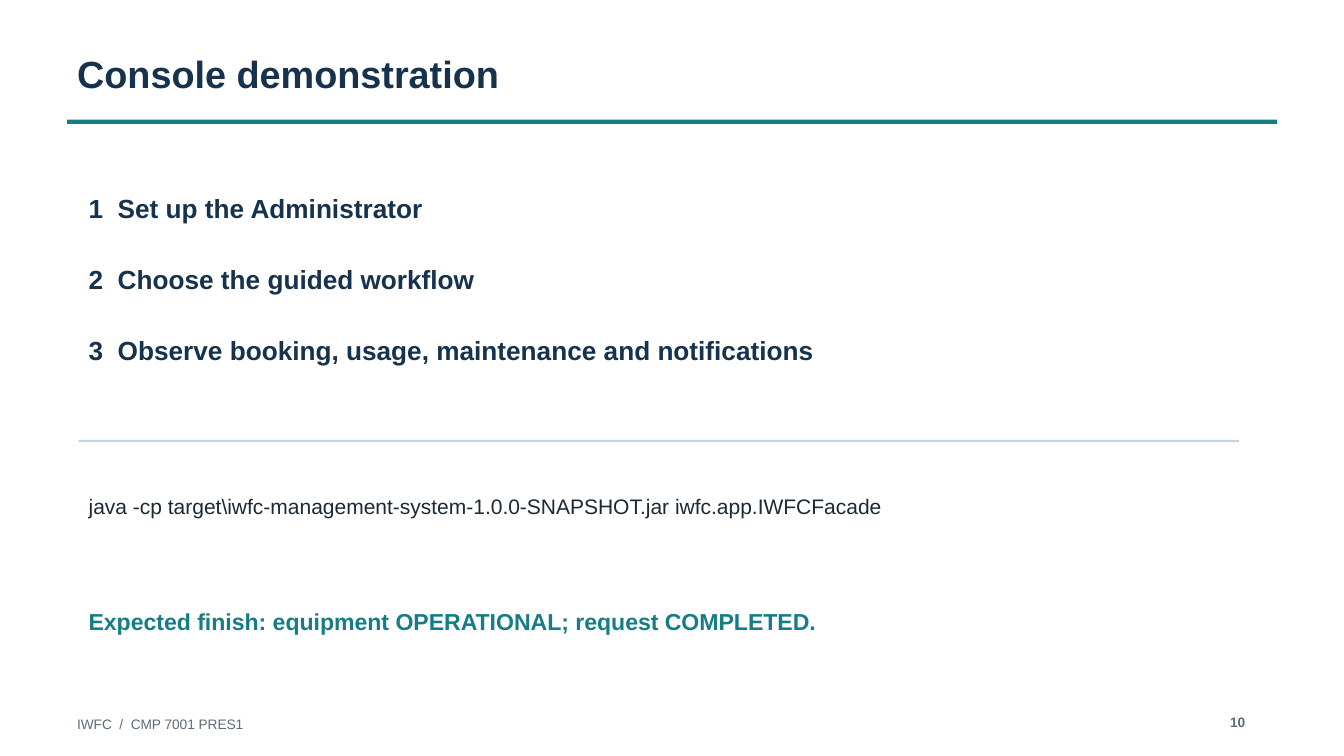
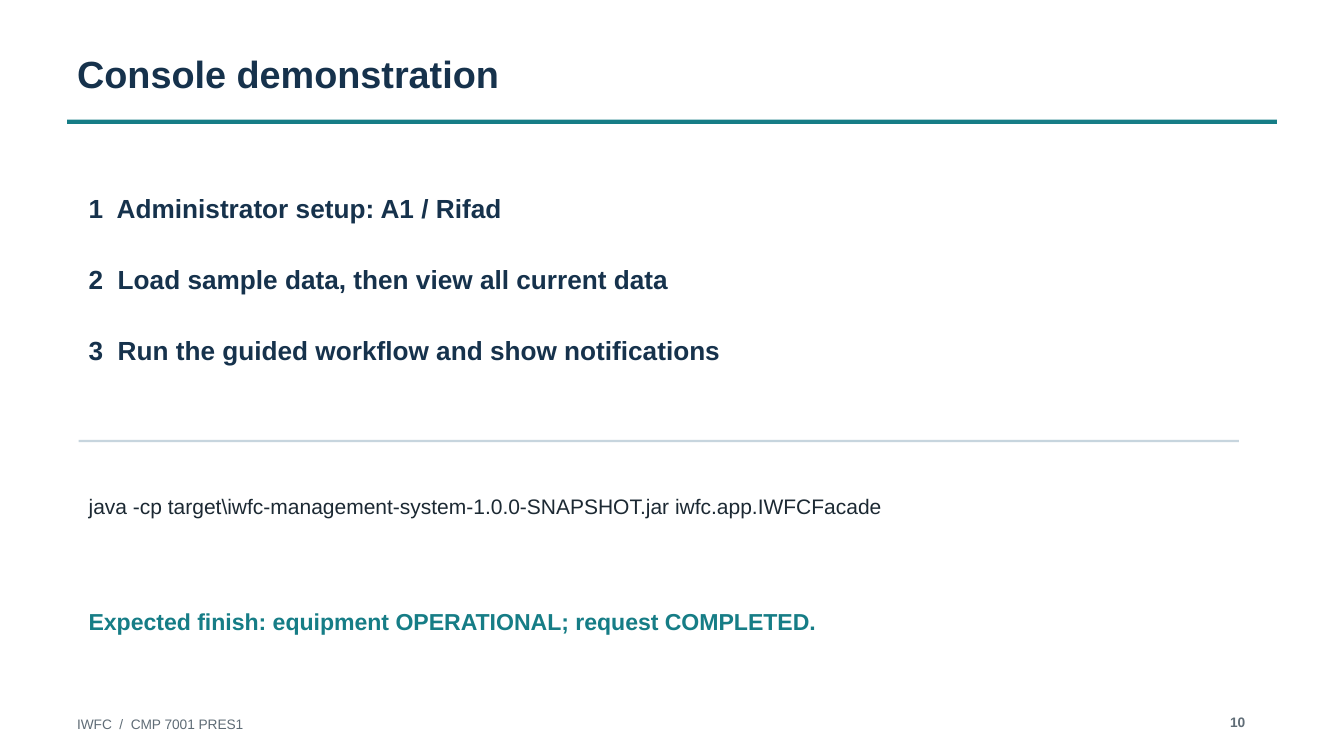
Before and after one commit to MohamedRifad/intelligent-wellness-and-fitness-center, a slide deck: slide 10 of submission/pres1/IWFC_PRES1_Presentation.pptx. Drawn at 1344x756 pixels with LibreOffice and Linux fonts; fonts in the diff are those of the drawing. Boxes give left, top, right and bottom in pixels: in the first picture for what was removed or moved away, otherwise in the second. Text is boxed around its words. In the diff, an @@ line names an element or a change of style, - is before the commit and + after.

```diff
--- a/submission/pres1/IWFC_PRES1_Presentation.pptx
+++ b/submission/pres1/IWFC_PRES1_Presentation.pptx
@@ text at <box>89,199,501,223</box>: text changed @@
-1 Set up the Administrator
+1 Administrator setup: A1 / Rifad
@@ text at <box>89,270,668,295</box>: text changed @@
-2 Choose the guided workflow
+2 Load sample data, then view all current data
@@ text at <box>89,341,720,366</box>: text changed @@
-3 Observe booking, usage, maintenance and notifications
+3 Run the guided workflow and show notifications
```
Also in this commit, not shown: 7 other slides changed, 10 other files.
